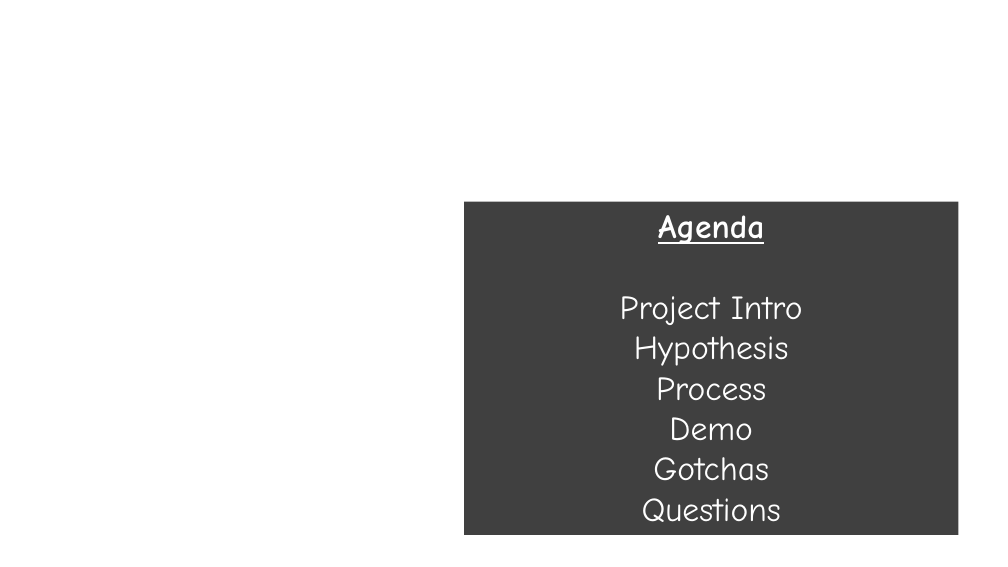
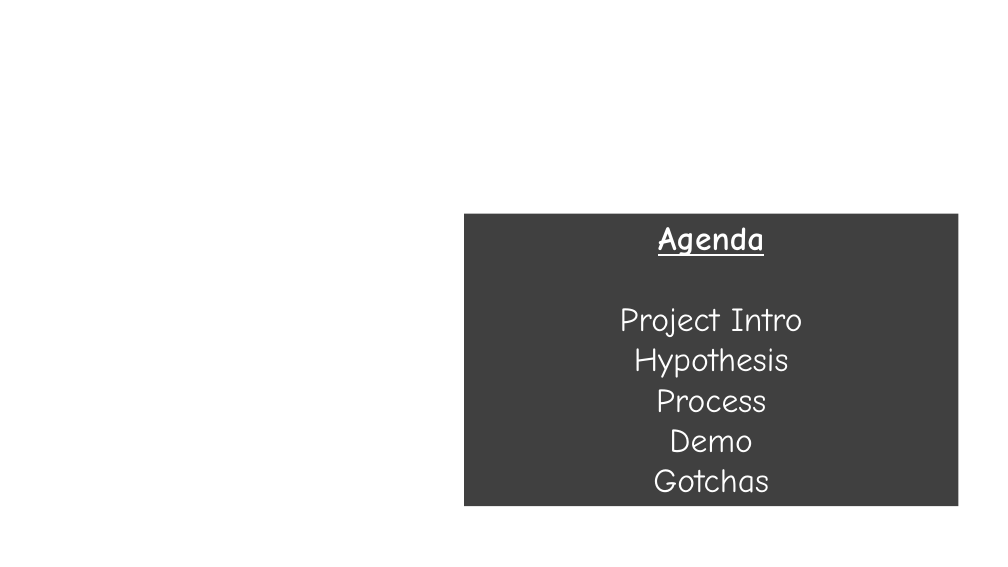
Before and after one commit to JordanWhite21/TheBluePowerShells, a slide deck: slide 2 of Final Project_MarioKart.pptx. Drawn at 1008x567 pixels with LibreOffice and Linux fonts; fonts in the diff are those of the drawing; background and template pictures are left out. Boxes give left, top, right and bottom in pixels: in the first picture for what was removed or moved away, otherwise in the second. Text is boxed around its words. In the diff, an @@ line names an element or a change of style, - is before the commit and + after.

```diff
--- a/Final Project_MarioKart.pptx
+++ b/Final Project_MarioKart.pptx
@@ rectangle "Agenda": place and size @@
-rectangle "Agenda" at box(464, 202, 959, 535)
+rectangle "Agenda" at box(464, 214, 959, 507)
@@ text in rectangle at box(642, 498, 781, 522): paragraph removed @@
-Questions
```
Also in this commit, not shown: 5 other slides changed, 1 slide added, 8 slides removed.
